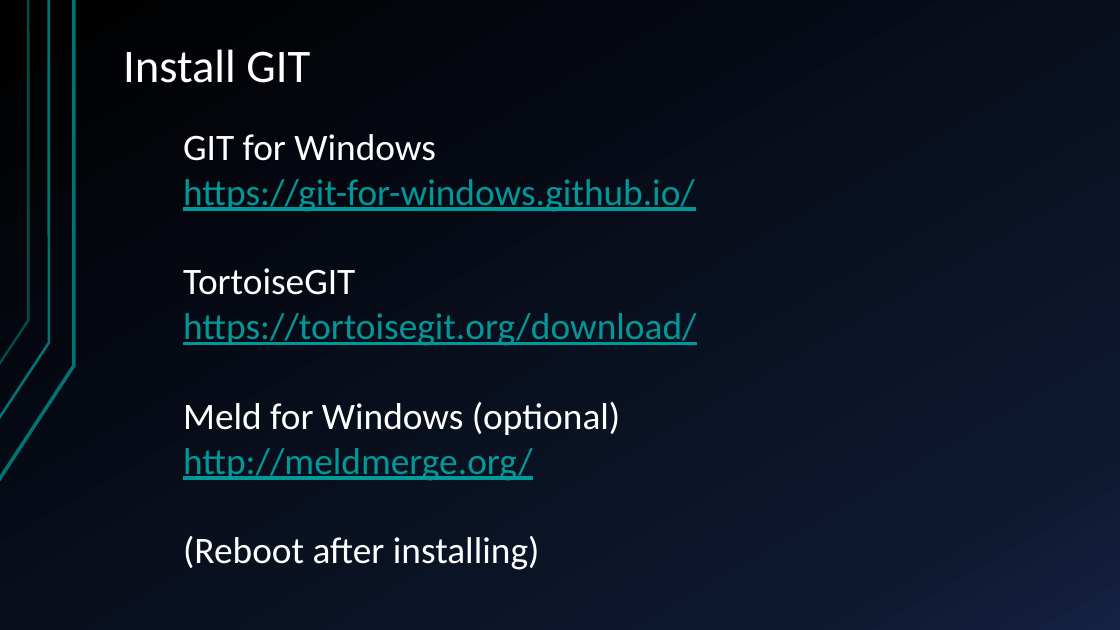
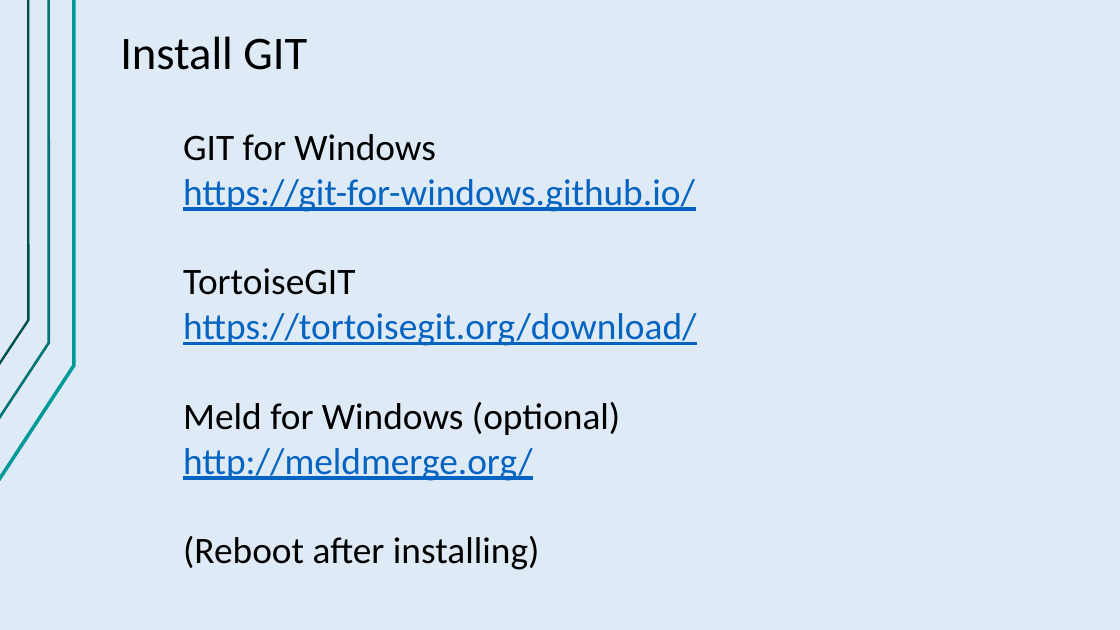
Before and after one commit to FRC4913/GitTest, a slide deck: slide 4 of git.pptx. Drawn at 1120x630 pixels with LibreOffice and Linux fonts; fonts in the diff are those of the drawing. Boxes give left, top, right and bottom in pixels: in the first picture for what was removed or moved away, otherwise in the second. Text is boxed around its words. In the diff, an @@ line names an element or a change of style, - is before the commit and + after.

Commit message:
Dark font light background works better with the projector

```diff
--- a/git.pptx
+++ b/git.pptx
@@ background gradient #000000 to #0F1931 to #142242 to #DEEBF7 @@
@@ freeform shape at (0,0,49,419): outline #007373 2.25 pt to #007373 2.24 pt @@
@@ freeform shape at (0,0,29,365): outline #007373 2 pt to #004D4D 2.01 pt @@
@@ freeform shape at (0,0,74,480): outline #007373 3 pt to #009999 3 pt; outline redrawn @@
@@ title "Install GIT" at (120,36,307,70): text colour #FFFFFF to #000000; vertical alignment bottom to top @@
@@ free "GIT for Windows": place and size @@
-free "GIT for Windows" at (183,134,696,570)
+free "GIT for Windows" at (175,119,889,588)
@@ free "GIT for Windows" at (175,119,889,588): text colour #FFFFFF to #000000 in "GIT for Windows", "TortoiseGIT", "Meld for Windows (optional)", "(Reboot after installing)"; text colour #009999 to #0563C1 in "https://git-for-windows.github.io/", "https://tortoisegit.org/download/", "http://meldmerge.org/" @@
```
Also in this commit, not shown: 9 other slides changed.
